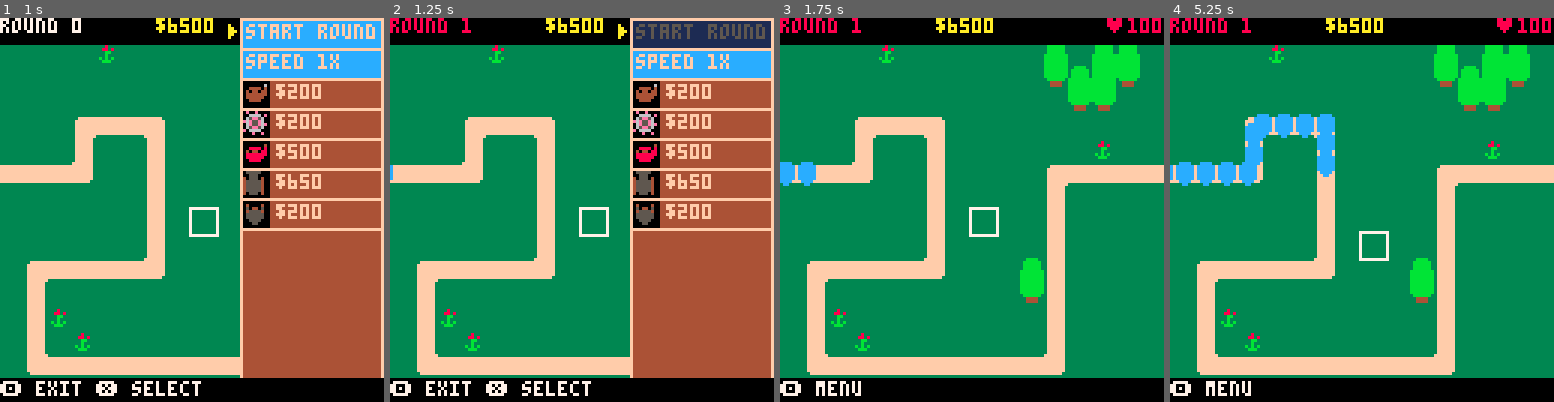
Above: before the commit, frames 1-4 (left to right).
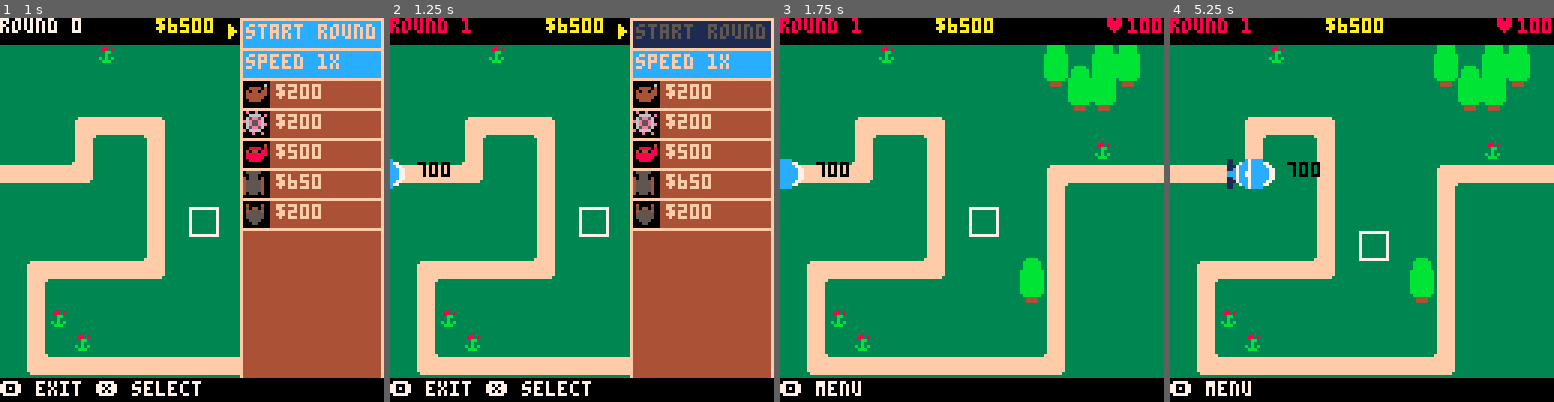
Above: after the commit, the same moments.

Repository: ingobeans/btd64
Game: PICO-8 cartridge btd64.p8
Two runs of this game, one before a commit and one after it. Both use one fixed random seed, a clock stepped at 60 frames per second and the inputs below.
Inputs:
- Up to frame 1 (1 s): tap X (X key) at 0.33 s; tap O (Z key) at 0.7 s
- Up to frame 2 (1.25 s): tap X (X key) at 1.07 s
- Up to frame 3 (1.75 s): hold Right from 1.6 s (still down); tap O (Z key) at 1.7 s
- Up to frame 4 (5.25 s): tap X (X key) every 1.12 s from 1.85 to 5.2 s; release Right at 2.1 s; tap O (Z key) every 0.4 s from 2.1 to 4.9 s; hold Up 2.15-2.42 s; hold Right 2.47-3.03 s; hold Left 3.08-3.58 s; hold Down 3.63-3.97 s; hold Right 4.02-4.68 s; hold Up 4.73-5.03 s; hold Left from 5.08 s (still down)

Frame 1 is identical in both runs. In frame 2, 0.4% of the frame differs, in the area x 0-16%, y 36-45%; in frame 3, 0.6%; in frame 4, 3.1%, in the area x 0-43%, y 25-45%.

Commit message:
add monkey apprentice dragon's breath

Diff:
--- a/btd64.p8
+++ b/btd64.p8
@@ -10,6 +10,7 @@
 sell_percent = 0.8
 
 waves_data = {
+	{15,{1,3}},
 	{10,{30,2}},
 	{25,{20,1}},
 	{15,{40,1}},
@@ -173,6 +174,7 @@
 			})
 		end
 	end
+	cash += 1
 	del(bloons,b)
 end
 
@@ -219,6 +221,7 @@
 		bmxh = bt[6]
 
 		if bmxh != 1 then
+			print(v.h,v.p[1]+16,v.p[2],0)
 			if v.h < bmxh / 2 then
 				img += bs
 			end
@@ -750,6 +753,7 @@
 				this.projs[1].ps = 2
 				this.projs[1].pl = 65
 				this.projs[1].pdf = dp_spikeball
+				this.i = 16
 			end}
 		},
 		u2={
@@ -945,7 +949,9 @@
 		},
 		u1={
 			{300,109,"intense magic",function (this)
-				this.projs[1].pr += 5
+				if this.ui2 < 3 then
+					this.projs[1].pr += 5
+				end
 			end},
 			{1200,110,"lightning bolt",function (this)
 				this.i = max(21,this.i)
@@ -985,6 +991,17 @@
 			end},
 			{4200,127,"dragon's breath",function (this)
 				this.i = 23
+				--make reg proj
+				del(this.projs, this.projs[#this.projs-1])
+				--replace fireball proj
+				this.projs[#this.projs] = merge(this.projs[#this.projs], {
+					ad = 2,
+					pp=1,
+					pdf = dp_firebreath,
+					lead = true,
+					phfn = ph_firebreath,
+					amt=32,
+				})
 			end},
 		},
 		i=5,
@@ -1271,7 +1288,6 @@
 					b = bd[1]
 					bi = bd[2]
 					if b != 0 and not has_value(hit_bloons, b) then
-						cash += 1
 
 						--add(hit_bloons, b)
 						if v.phfn != nil then
@@ -1323,7 +1339,7 @@
 end
 
 function dp_spikeball(p)
-	circfill(p.p[1],p.p[2],2,5)
+	spr(154,p.p[1]-4,p.p[2]-4)
 end
 
 function dp_bomb(p)
@@ -1362,6 +1378,15 @@
 	this.anim += gspd
 	af = (flr(this.anim/5) % 2)*2
 	spr(150+af,x,y,2,2)
+end
+
+function dp_firebreath(p)
+	circfill(p.p[1],p.p[2],2,9)
+	circ(p.p[1],p.p[2],2,8)
+end
+
+function ph_firebreath(this)
+	spwn_particle(this.p,dpr_firebreath_hit)
 end
 
 function ph_whirlwind(this,b)
@@ -1622,6 +1647,14 @@
 	end
 end
 
+function dpr_firebreath_hit(this)
+	if this[3] > 4 then
+		return true
+	end
+	si = 182+flr(this[3]/(4/3))
+	spr(si,this[1][1]-4,this[1][2]-4)
+end
+
 function dpr_lightning(this)
 	if this[3] > 7 then
 		return true
Not shown, changed: 20 lines of the sprite sheet (__gfx__) section of btd64.p8
